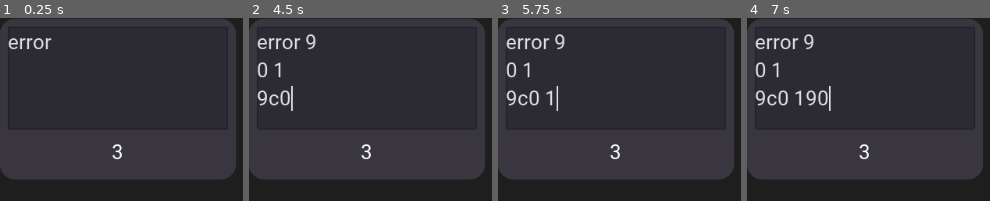
Above: before the commit, frames 1-4 (left to right).
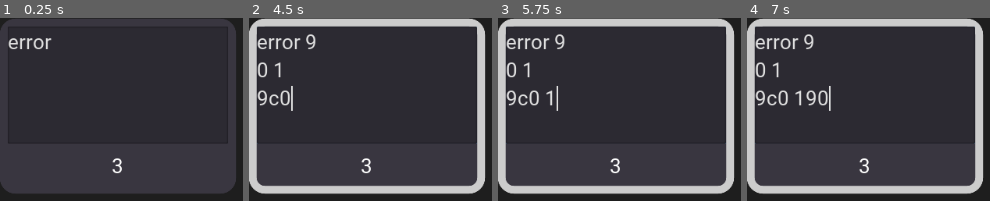
Above: after the commit, the same moments.

Repository: creikey/synapse-test
Game: Godot game, scene res://Instruction/Instruction.tscn
The game is run twice, just before and just after one commit, with the same random seed, the same clock (stepped at 60 frames per second) and the same inputs. This scene is started directly instead of the project's main scene.
Inputs (mouse positions are in pixels of both pictures, inside the frame that each line leads up to):
- Up to frame 1 (0.25 s): no input
- Up to frame 2 (4.5 s): tap Enter at 0.5, 2, 3.5 s; move the mouse to (368, 98) at 0.52 s; tap 1 at 0.6, 2.85 s; click (368, 98) at 0.67 s; tap Space (editor_pan) at 1.25, 2.75 s; move the mouse to (outside the picture) at 1.27 s; tap 9 at 1.35, 3.6 s; click (outside the picture) at 1.42 s; move the mouse to (outside the picture) at 2.02 s; tap 0 at 2.1, 4.35 s; click (outside the picture) at 2.17 s; move the mouse to (outside the picture) at 2.77 s; click (outside the picture) at 2.92 s; move the mouse to (outside the picture) at 3.52 s; click (outside the picture) at 3.67 s; tap C (editor_connect_selected) at 4.15 s; move the mouse to (409, 182) at 4.27 s; click (409, 182) at 4.42 s
- Up to frame 3 (5.75 s): tap Space (editor_pan) at 5 s; move the mouse to (outside the picture) at 5.02 s; tap 1 at 5.1 s; click (outside the picture) at 5.17 s
- Up to frame 4 (7 s): move the mouse to (outside the picture) at 5.77 s; tap 9 at 5.85 s; click (outside the picture) at 5.92 s; move the mouse to (outside the picture) at 6.52 s; tap 0 at 6.6 s; click (outside the picture) at 6.67 s

The runs differ from the first frame. In frame 1, 7.3% of the frame differs, in the area x 0-98%, y 67-96%; in frame 2, 18%, in the area x 0-98%, y 0-97%; in frame 3, 18%; in frame 4, 18%.

Commit message:
Add images to sheet

Diff:
--- a/src/Graph/Graph.gd
+++ b/src/Graph/Graph.gd
@@ -6,7 +6,7 @@
 
 const _RING_RADIUS: float = 500.0
 const _INSTRUCTION_PACK: PackedScene = preload("res://Instruction/Instruction.tscn")
-const _EXPECTED_COLUMNS: int = 6
+const _EXPECTED_COLUMNS: int = 7
 
 # index to node reference
 var _currently_displayed: Dictionary = {}
@@ -18,7 +18,7 @@
 
 func get_data() -> String:
 	# has the header line as the top
-	var lines_to_return: Array = ["index	Instructional Step	Complexity Layer ( starts at 1 )	The next step's indices	Analyzed ( true/false ), if blank will be false	Position Override ( if blank auto sorts )"]
+	var lines_to_return: Array = ["index	Instructional Step	Complexity Layer ( starts at 1 )	The next step's indices	Analyzed ( true/false ), if blank will be false	Position Override ( if blank auto sorts )	Image ( URL or data from application )"]
 
 	for index in _currently_displayed.keys():
 		var cur_line: String = ""
@@ -32,9 +32,14 @@
 		else:
 			cur_line += str(var2str(cur_instruction.analyzed_bool), "	")
 		if cur_instruction.position_override_vector2 == null:
-			pass
+			cur_line += "	"
 		else:
-			cur_line += var2str(cur_instruction.position_override_vector2)
+			cur_line += str(var2str(cur_instruction.position_override_vector2), "	")
+#		if cur_instruction.image == "":
+#			cur_line += "	"
+#		else:
+#			cur_line += var2str(cur_instruction.image)
+		cur_line += cur_instruction.image
 		lines_to_return.append(cur_line)
 
 
@@ -78,7 +83,7 @@
 		if data[5] != "":
 			position_override_vector2 = str2var(data[5])
 
-		_new_instruction(int(data[0]), _unescape_string(data[1]), int(data[2]), next_step_indices, position_override_vector2)
+		_new_instruction(int(data[0]), _unescape_string(data[1]), int(data[2]), next_step_indices, position_override_vector2, data[6])
 		line_number += 1
 
 	# initialize visuals after all have been loaded, to get rect size for sorting
@@ -150,7 +155,7 @@
 
 	return to_return
 
-func _new_instruction(index: int, text: String = "placeholder", complexity: int = 1, next_indices: Array = [ ], position_override_vector2 = null):
+func _new_instruction(index: int, text: String = "placeholder", complexity: int = 1, next_indices: Array = [ ], position_override_vector2 = null, image: String = ""):
 	var cur_instruction: Instruction = _INSTRUCTION_PACK.instance()
 	add_child(cur_instruction)
 
@@ -164,6 +169,7 @@
 	cur_instruction.next_step_indices = next_indices.duplicate(true)
 	cur_instruction.position_override_vector2 = position_override_vector2
 	cur_instruction.currently_displayed = _currently_displayed
+	cur_instruction.image = image
 	cur_instruction.connect("selected", self, "_on_instruction_selected", [cur_instruction])
 
 func _release_focus():
--- a/src/Instruction/Instruction.gd
+++ b/src/Instruction/Instruction.gd
@@ -13,6 +13,7 @@
 var next_step_indices: Array = []
 var analyzed_bool = null
 var position_override_vector2 = null
+var image: String = "" # URL or data
 
 var currently_displayed: Dictionary = {}
 var _instruction_to_line_pointing_to_it: Dictionary = {}
@@ -64,6 +65,9 @@
 		_instruction_to_line_pointing_to_it[target_instruction] = cur_line
 
 		_update_line_target(target_instruction)
+	if image != "" and not $V/LoadedImage.visible:
+		$V/LoadedImage.url = image
+		$V/LoadedImage.load_image()
 
 func _input(event):
 	if event is InputEventMouseMotion and selected and Input.is_action_pressed("editor_click"):
--- a/src/Instruction/Instruction.tscn
+++ b/src/Instruction/Instruction.tscn
@@ -1,7 +1,8 @@
-[gd_scene load_steps=3 format=2]
+[gd_scene load_steps=4 format=2]
 
 [ext_resource path="res://Theme.tres" type="Theme" id=1]
 [ext_resource path="res://Instruction/Instruction.gd" type="Script" id=2]
+[ext_resource path="res://Instruction/LoadedImage/LoadedImage.tscn" type="PackedScene" id=3]
 
 [node name="Instruction" type="PanelContainer"]
 anchor_right = 1.0
@@ -19,20 +20,25 @@
 margin_left = 10.0
 margin_top = 10.0
 margin_right = 292.0
-margin_bottom = 196.0
+margin_bottom = 214.0
 
 [node name="TextEdit" type="TextEdit" parent="V"]
 margin_right = 282.0
-margin_bottom = 132.0
+margin_bottom = 150.0
+rect_min_size = Vector2( 0, 150 )
 size_flags_horizontal = 3
 size_flags_vertical = 3
 text = "error"
 wrap_enabled = true
 
+[node name="LoadedImage" parent="V" instance=ExtResource( 3 )]
+size_flags_horizontal = 1
+size_flags_vertical = 1
+
 [node name="IndexNumber" type="Label" parent="V"]
-margin_top = 136.0
+margin_top = 154.0
 margin_right = 282.0
-margin_bottom = 186.0
+margin_bottom = 204.0
 rect_min_size = Vector2( 0, 50 )
 size_flags_vertical = 1
 size_flags_stretch_ratio = 0.5
--- /dev/null
+++ b/src/Instruction/LoadedImage/LoadedImage.tscn
@@ -0,0 +1,19 @@
+[gd_scene load_steps=3 format=2]
+
+[ext_resource path="res://Loading.png" type="Texture" id=1]
+[ext_resource path="res://LoadedImage.gd" type="Script" id=2]
+
+[node name="LoadedImage" type="TextureRect"]
+visible = false
+size_flags_horizontal = 3
+size_flags_vertical = 3
+texture = ExtResource( 1 )
+expand = true
+stretch_mode = 6
+script = ExtResource( 2 )
+__meta__ = {
+"_edit_use_anchors_": false
+}
+
+[node name="HTTPRequest" type="HTTPRequest" parent="."]
+[connection signal="request_completed" from="HTTPRequest" to="." method="_on_HTTPRequest_request_completed"]
--- /dev/null
+++ b/src/LoadedImage.gd
@@ -0,0 +1,52 @@
+extends TextureRect
+
+
+const content_type_beginning: String = "content-type: "
+
+var url: String = "https://static.scientificamerican.com/sciam/cache/file/7A715AD8-449D-4B5A-ABA2C5D92D9B5A21_source.png"
+
+#var is_png: bool = false # will assume jpg if not png
+
+#func _ready():
+#	load_image()
+
+func load_image():
+	visible = true
+	var err: int = $HTTPRequest.request(url)
+	if err != OK:
+		OS.alert(str("Failed to create HTTP request for url: ", url, " , error: ", err))
+
+func _on_HTTPRequest_request_completed(result, response_code, headers: PoolStringArray, body):
+#	printt(result, response_code, headers, body)
+#	printt("Body size: ", body.size())
+
+	var filetype_header: String = ""
+	for s in headers:
+		var lowercase: String = s.to_lower()
+		if lowercase.begins_with(content_type_beginning):
+			filetype_header = lowercase.lstrip(content_type_beginning)
+			break
+	if filetype_header == "":
+		filetype_header = "image/jpeg"
+		OS.alert(str("Warning - no content header on html response for ", url))
+
+	var image := Image.new()
+	var err: int = OK
+
+	match filetype_header:
+		"image/jpeg":
+			err = image.load_jpg_from_buffer(body)
+		"image/png":
+			err = image.load_png_from_buffer(body)
+		var unknown:
+			OS.alert(str("Unknown file header ", unknown))
+			return
+	if err != OK:
+		OS.alert(str("Could not load image buffer from ", url, " , error: ", err))
+		return
+	texture = ImageTexture.new()
+	texture.create_from_image(image)
+
+	var resize_ratio: float = rect_size.x / texture.get_size().x
+
+	rect_min_size.y = texture.get_size().y * resize_ratio
Binary file added: src/Loading.png
Not shown, added: src/Loading.png.import
Not shown: 1 places in src/Theme.tres that only renumber resources
